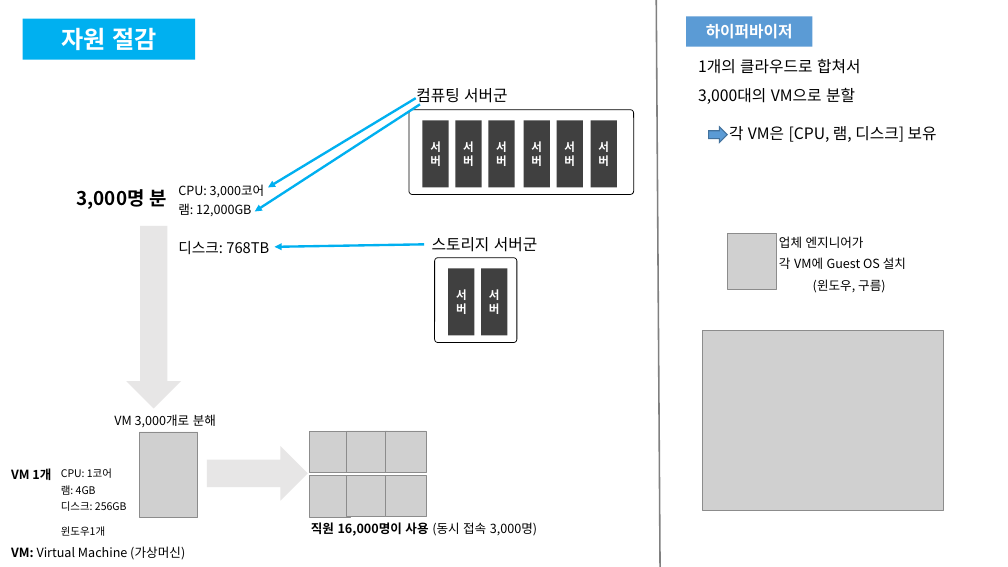
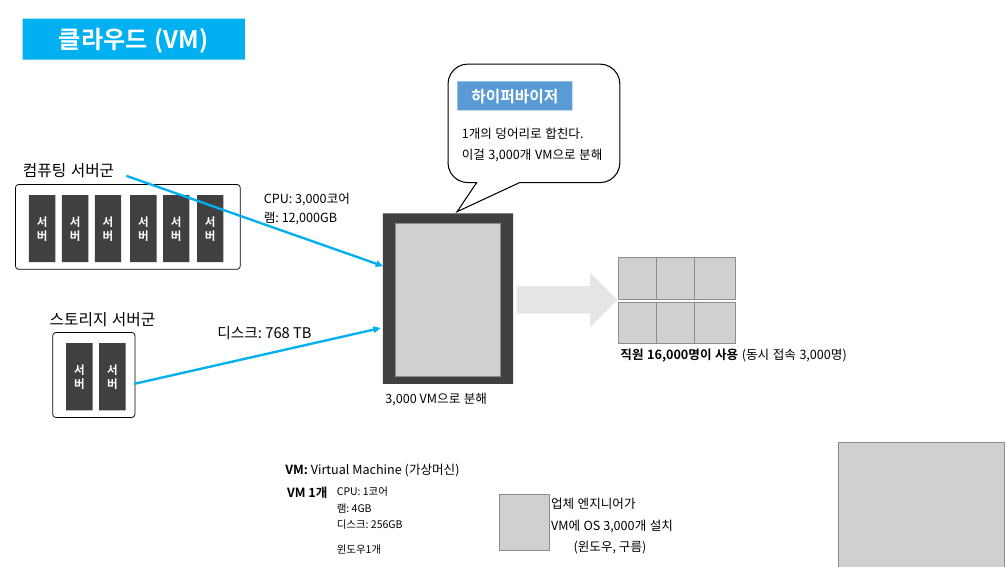
Before and after one commit to pyinstaller1/star, a slide deck: slide 5 of 클라우드네이티브.pptx. Drawn at 1008x567 pixels with LibreOffice and Linux fonts; fonts in the diff are those of the drawing; grey boxes stand for pictures. Boxes give left, top, right and bottom in pixels: in the first picture for what was removed or moved away, otherwise in the second. Text is boxed around its words. In the diff, an @@ line names an element or a change of style, - is before the commit and + after.

```diff
--- a/클라우드네이티브.pptx
+++ b/클라우드네이티브.pptx
@@ rectangle removed at (23,19,195,60) @@
-자원 절감
@@ rectangle added at (23,19,245,60), fill #00B0F0, 23 pt, text #FFFFFF, bold @@
+클라우드 (VM)
@@ line removed from (656, 0) to (660, 567) @@
@@ text removed at (698,59,937,142) @@
-1개의 클라우드로 합쳐서
-3,000대의 VM으로 분할
-각 VM은 [CPU, 램, 디스크] 보유
@@ rounded speech box added at (448,64,620,183), outline #000000 1 pt @@
@@ rectangle "하이퍼바이저": place and size @@
-rectangle "하이퍼바이저" at (687,17,813,47)
+rectangle "하이퍼바이저" at (457,82,572,110)
@@ arrow removed from (420, 104) to (255, 212) @@
@@ arrow removed from (416, 98) to (268, 188) @@
@@ text added at (462,127,602,161), 12 pt, text #000000 @@
+1개의 덩어리로 합친다.
+이걸 3,000개 VM으로 분해
@@ right arrow removed at (709,127,727,143) @@
@@ arrow moved from (424, 244) - (274, 247) to (126, 176) - (383, 266) @@
@@ 6 rectangles, 1 text, 1 rounded rectangle: place and size @@
-6 rectangles, 1 text, 1 rounded rectangle at (409,88,634,194)
+6 rectangles, 1 text, 1 rounded rectangle at (15,163,240,269)
@@ text removed at (77,189,167,209) @@
-3,000명 분
@@ text "CPU: 3,000코어": place and size @@
-text "CPU: 3,000코어" at (178,184,269,254)
+text "CPU: 3,000코어" at (264,192,350,226)
@@ right arrow removed at (126,225,181,408) @@
@@ rectangle added at (383,213,513,383), fill #404040 @@
@@ picture: place and size @@
-picture at (139,432,197,517)
+picture at (395,223,501,377)
@@ text at (178,241,269,254): paragraph removed @@
-디스크: 768TB
@@ 6 pictures, 1 text, 1 right arrow: place and size @@
-6 pictures, 1 text, 1 right arrow at (207,431,537,536)
+6 pictures, 1 text, 1 right arrow at (516,258,847,362)
@@ arrow added from (135, 384) to (380, 328), #00B0F0 2.25 pt @@
@@ text added at (217,326,311,339), 14 pt, text #000000 @@
+디스크: 768 TB
@@ 2 rectangles, 1 text, 1 rounded rectangle: place and size @@
-2 rectangles, 1 text, 1 rounded rectangle at (432,237,537,343)
+2 rectangles, 1 text, 1 rounded rectangle at (50,312,155,417)
@@ text at (385,392,487,405): text changed @@
-VM 3,000개로 분해
+3,000 VM으로 분해
@@ picture: place and size @@
-picture at (703,330,944,511)
+picture at (839,442,1005,567)
@@ text "VM: Virtual Machine (가상머신)": place and size @@
-text "VM: Virtual Machine (가상머신)" at (11,546,185,560)
+text "VM: Virtual Machine (가상머신)" at (285,463,460,477)
@@ text "VM 1개": place and size @@
-text "VM 1개" at (11,468,51,480)
+text "VM 1개" at (287,486,327,498)
@@ text "CPU: 1코어": place and size @@
-text "CPU: 1코어" at (61,468,127,536)
+text "CPU: 1코어" at (337,486,403,554)
@@ picture: place and size @@
-picture at (727,233,777,289)
+picture at (500,495,550,551)
@@ text "업체 엔지니어가": place and size @@
-text "업체 엔지니어가" at (779,236,906,293)
+text "업체 엔지니어가" at (551,497,673,554)
@@ text at (551,519,673,532): text changed @@
-각 VM에 Guest OS 설치
+VM에 OS 3,000개 설치
```
Also in this commit, not shown: 5 other slides changed, 1 slide added.
